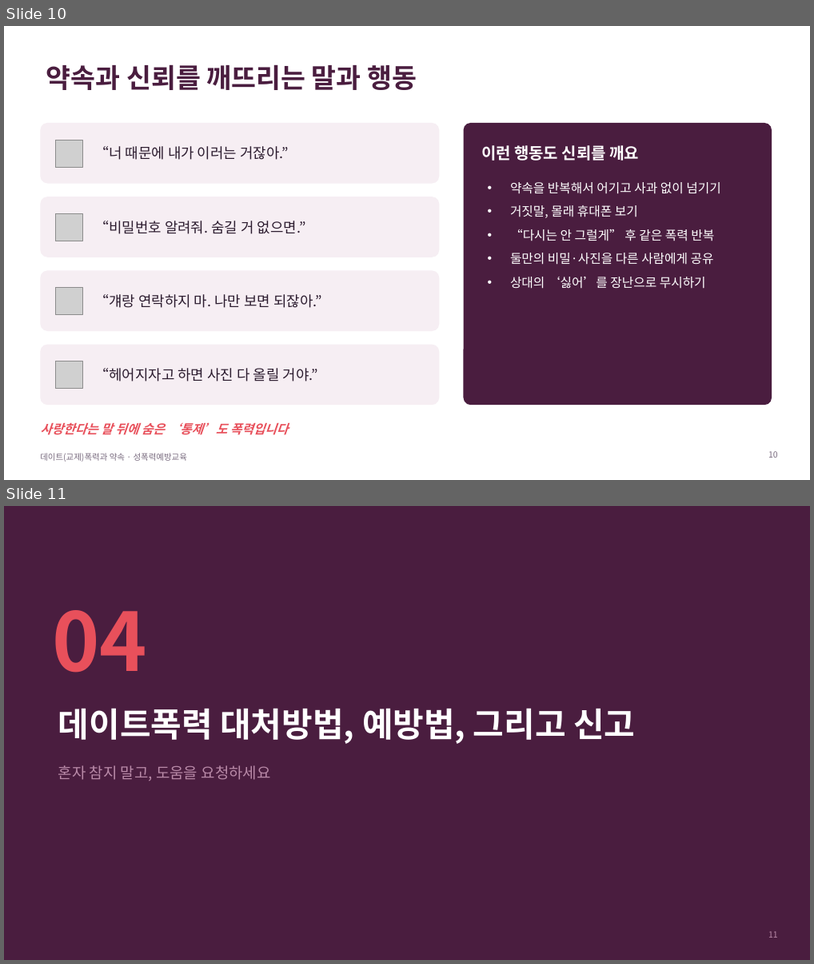
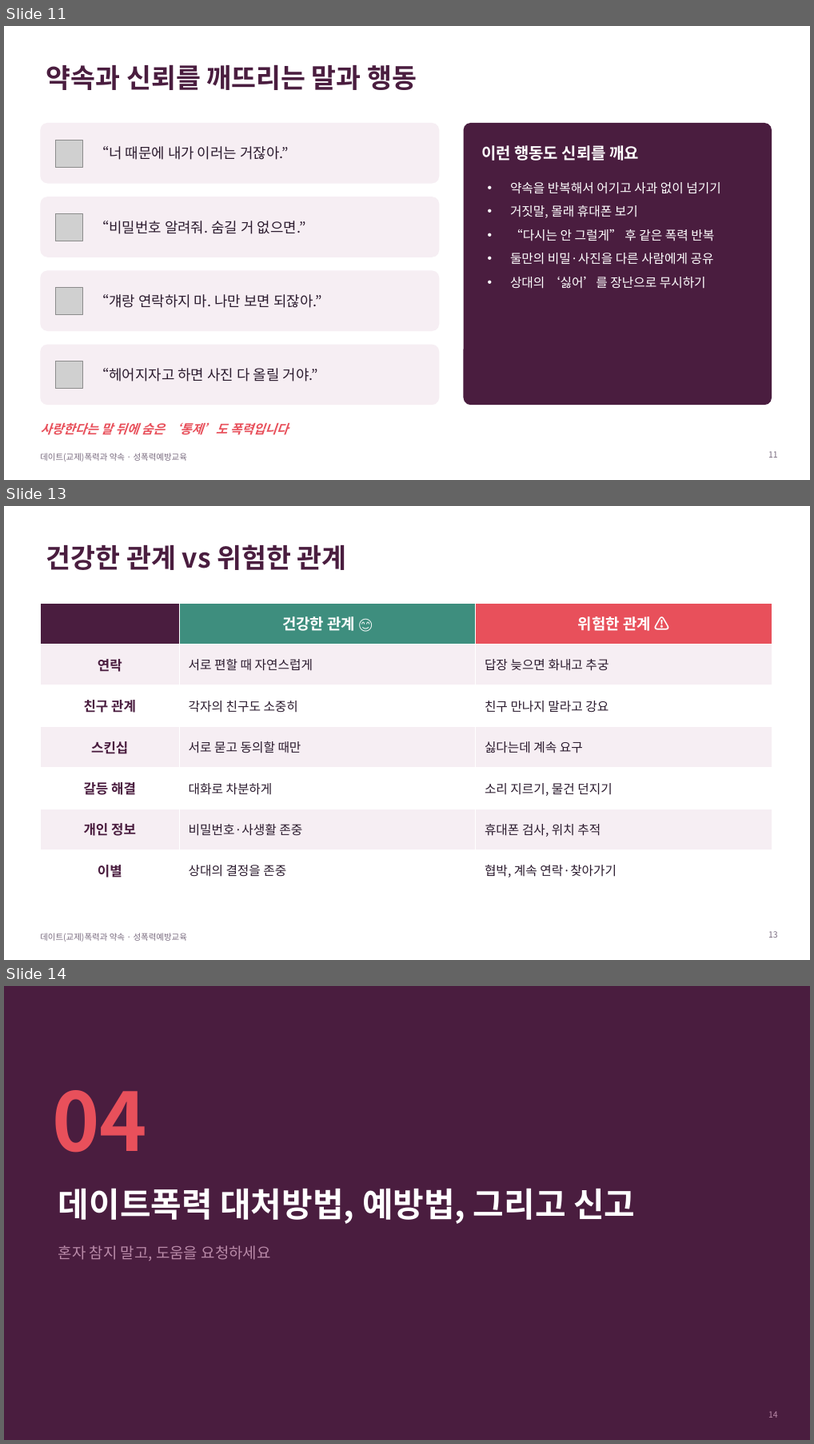
Before and after one commit to ash1234a/security-research-learning, a slide deck: 데이트폭력과_약속.pptx. Shown one above the other, each under a label of ours: slides 10 and 11 before the commit, slides 11, 13 and 14 after it; the slides between them are not shown. The pictures are 814x964 and 814x1444 pixels, drawn with LibreOffice and Linux fonts; fonts in the diff are those of the drawing; grey boxes stand for pictures. Boxes give left, top, right and bottom in pixels: in the first picture for what was removed or moved away, otherwise in the second. Text is boxed around its words. In the diff, an @@ line names an element or a change of style, - is before the commit and + after.

```diff
--- a/데이트폭력과_약속.pptx
+++ b/데이트폭력과_약속.pptx
@@ slide 13 added at (4,506,810,960), background #FFFFFF; not listed: 1 template element that a slide beside it also shows @@
@@ title added at (46,544,347,570), 32 pt, text #4A1D3F, bold @@
+건강한 관계 vs 위험한 관계
@@ table added at (40,603,772,880), 7 rows, 3 columns @@
+ | 건강한 관계 😊 | 위험한 관계 ⚠
+연락 | 서로 편할 때 자연스럽게 | 답장 늦으면 화내고 추궁
+친구 관계 | 각자의 친구도 소중히 | 친구 만나지 말라고 강요
+스킨십 | 서로 묻고 동의할 때만 | 싫다는데 계속 요구
+갈등 해결 | 대화로 차분하게 | 소리 지르기, 물건 던지기
+개인 정보 | 비밀번호·사생활 존중 | 휴대폰 검사, 위치 추적
+이별 | 상대의 결정을 존중 | 협박, 계속 연락·찾아가기
@@ page number added at (769,931,778,937), 10 pt, text #7A6C80 @@
+13
@@ what was slide 10 is now slide 11 @@
@@ page number at (769,451,778,457): text changed @@
-10
+11
@@ what was slide 11 is now slide 14 @@
@@ page number at (769,1411,778,1417): text changed @@
-11
+14
```
Also in this commit, not shown: 1 slide changed, 6 other slides added.
